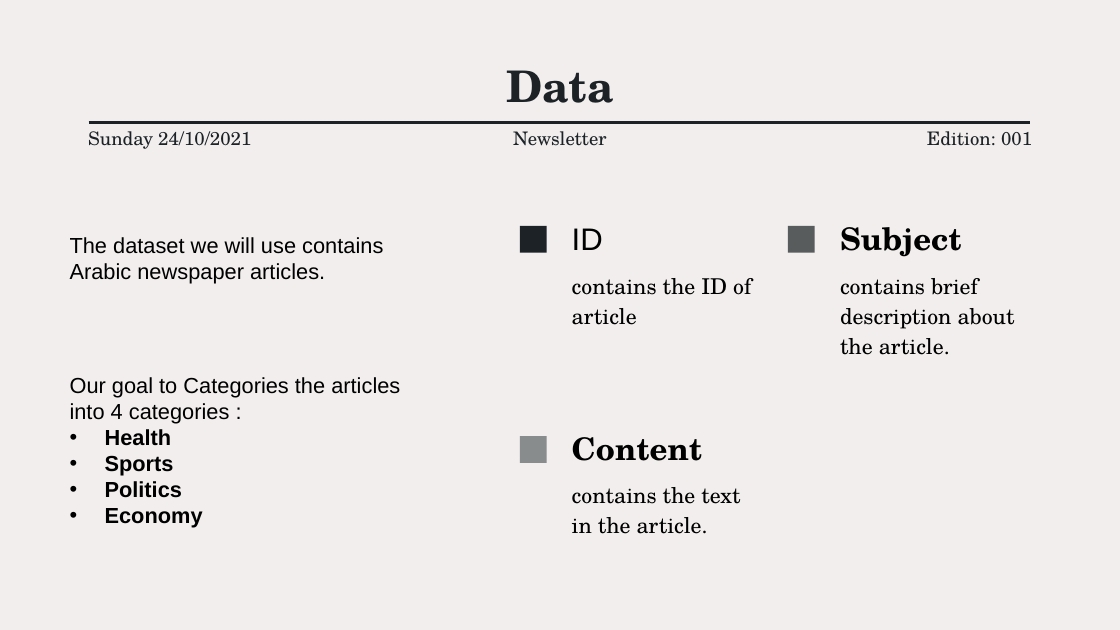
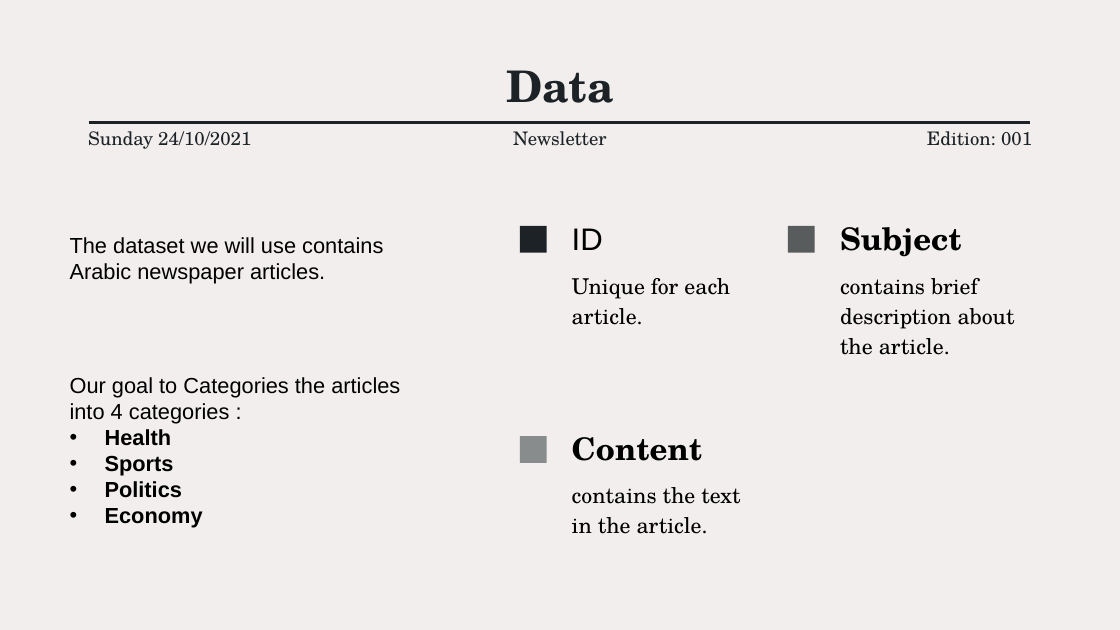
Before and after one commit to MaMuhanna/Arabic_NLP_Unsupervised_Topic_modeling, a slide deck: slide 6 of Topic_Modeling.pptx (slide 7 before the commit). Drawn at 1120x630 pixels with LibreOffice and Linux fonts; fonts in the diff are those of the drawing. Boxes give left, top, right and bottom in pixels: in the first picture for what was removed or moved away, otherwise in the second. Text is boxed around its words. In the diff, an @@ line names an element or a change of style, - is before the commit and + after.

```diff
--- a/Topic_Modeling.pptx
+++ b/Topic_Modeling.pptx
@@ text at [572, 278, 730, 325]: text changed @@
-contains the ID of article
+Unique for each article.
```
Also in this commit, not shown: 3 other slides changed, 11 other files.
